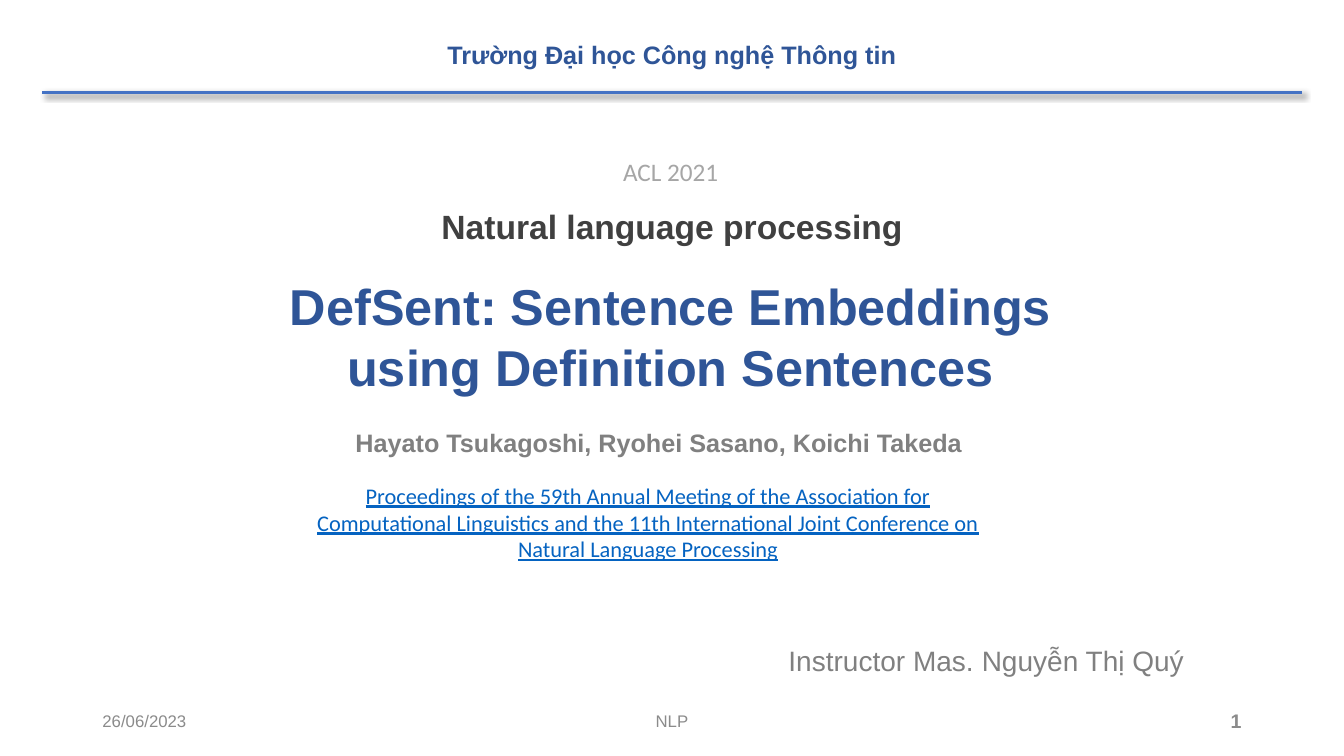
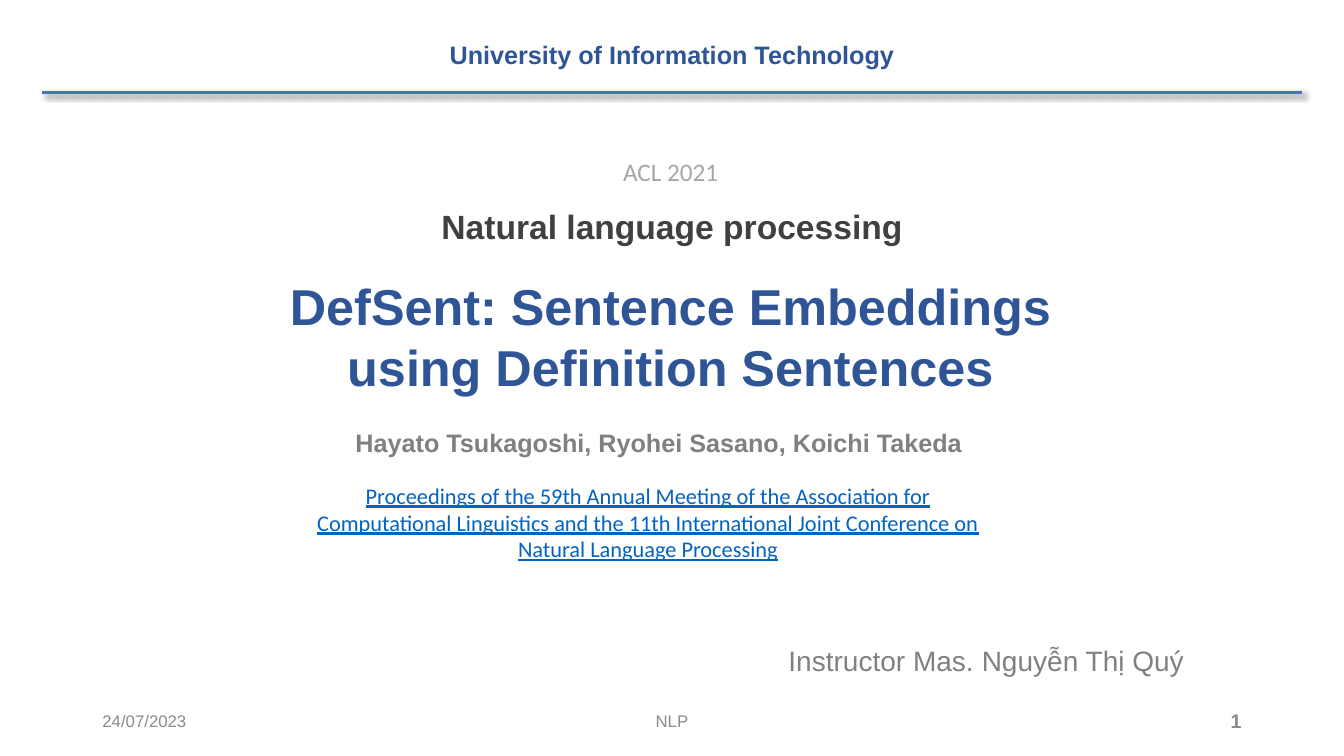
Before and after one commit to 4ursmile/DefSent-NLP, a slide deck: slide 1 of NLP-DEFSENT.pptx. Drawn at 1344x756 pixels with LibreOffice and Linux fonts; fonts in the diff are those of the drawing; background and template pictures are left out. Boxes give left, top, right and bottom in pixels: in the first picture for what was removed or moved away, otherwise in the second. Text is boxed around its words. In the diff, an @@ line names an element or a change of style, - is before the commit and + after.

```diff
--- a/NLP-DEFSENT.pptx
+++ b/NLP-DEFSENT.pptx
@@ text at bbox=[450, 45, 893, 70]: text changed @@
-Trường Đại học Công nghệ Thông tin
+University of Information Technology
@@ text at bbox=[102, 715, 186, 727]: text changed @@
-26/06/2023
+24/07/2023
```
Also in this commit, not shown: 35 other slides changed, 4 slides added, 2 slides removed, 2 other files.
